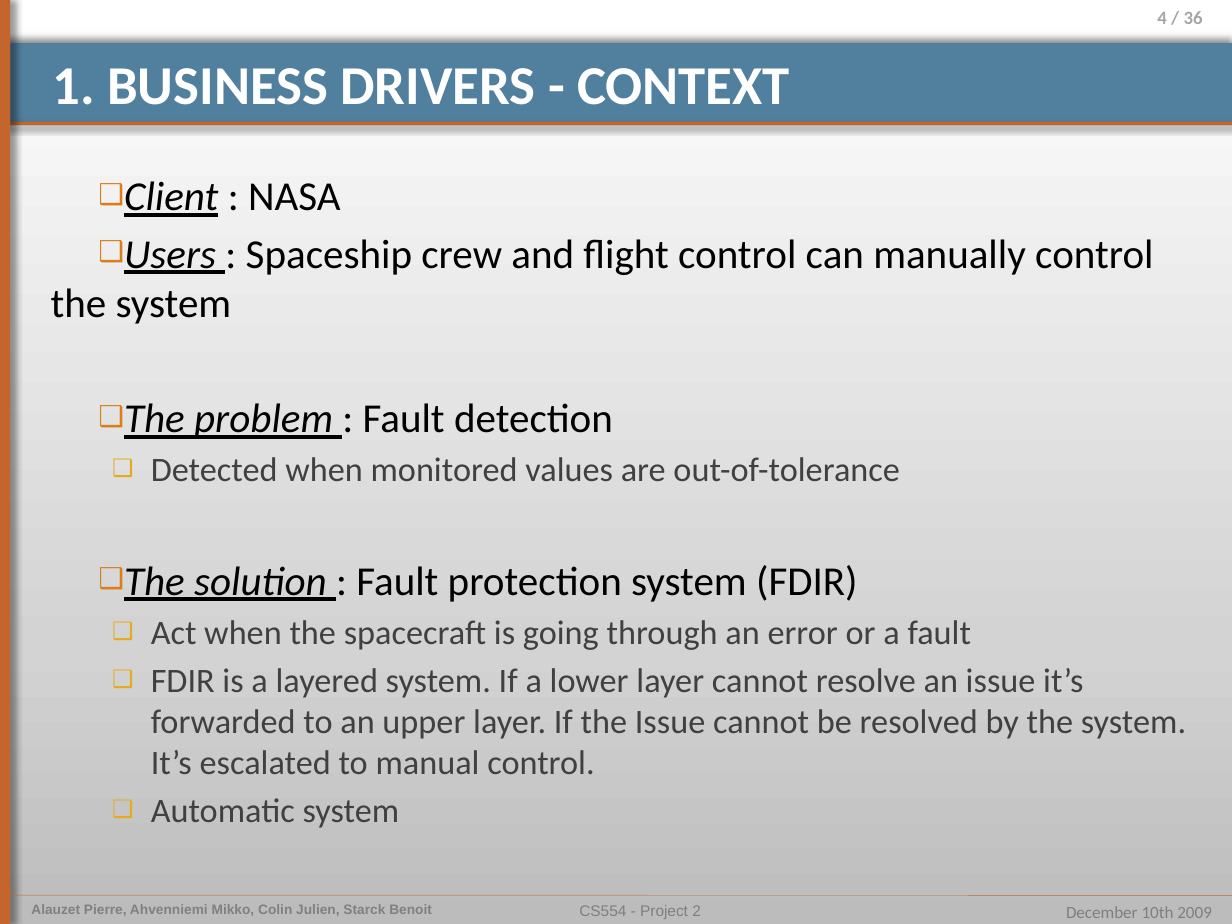
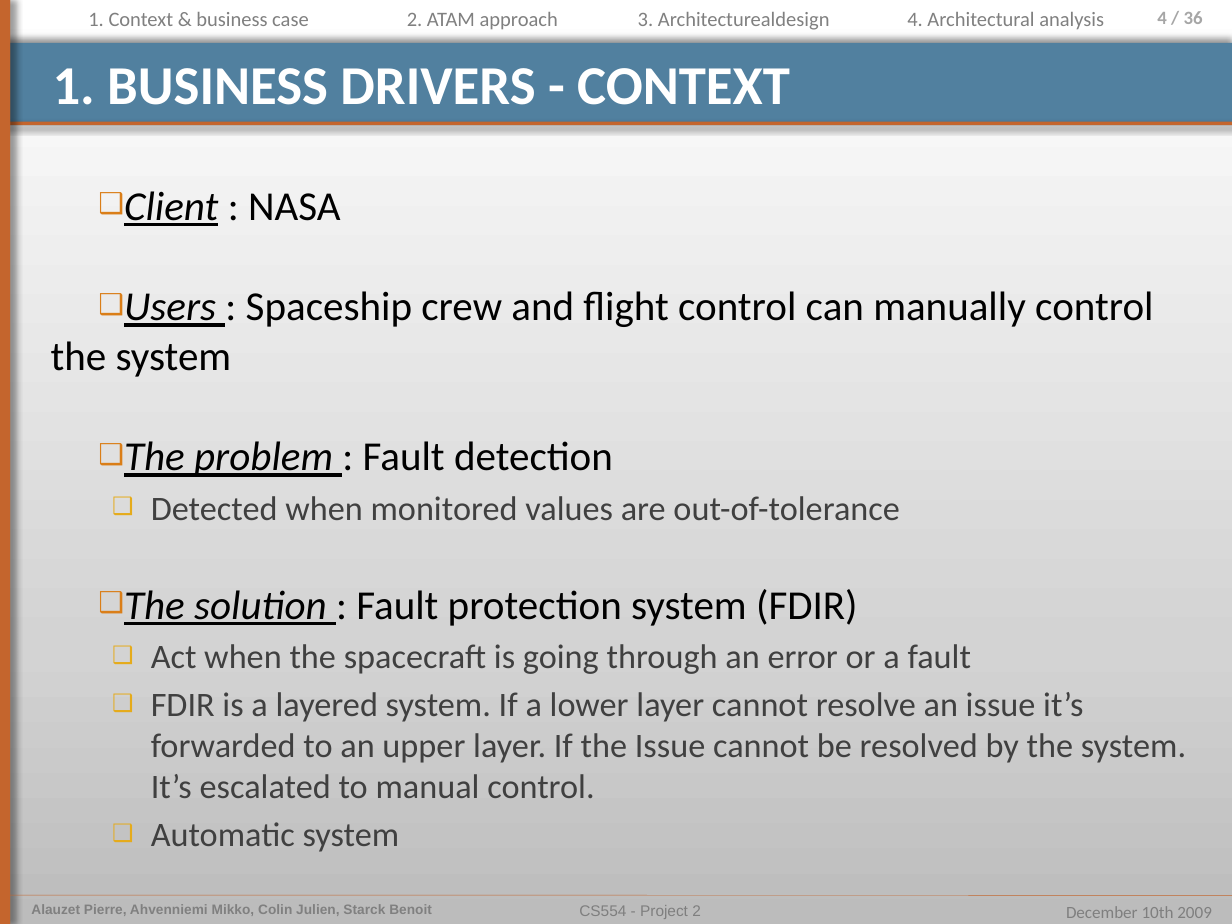
Before and after one commit to pierrealauzet/euroteam, a slide deck: slide 4 of Project 2/PartFinal/CS554_EuroTeam_Project2_Final_pierre.pptx. Drawn at 1232x924 pixels with LibreOffice and Linux fonts; fonts in the diff are those of the drawing. Boxes give left, top, right and bottom in pixels: in the first picture for what was removed or moved away, otherwise in the second. Text is boxed around its words. In the diff, an @@ line names an element or a change of style, - is before the commit and + after.

```diff
--- a/Project 2/PartFinal/CS554_EuroTeam_Project2_Final_pierre.pptx
+++ b/Project 2/PartFinal/CS554_EuroTeam_Project2_Final_pierre.pptx
@@ text added at bbox=[88, 12, 309, 26], 12 pt, text #808080 @@
+1. Context & business case
@@ text added at bbox=[407, 12, 558, 30], 12 pt, text #808080 @@
+2. ATAM approach
@@ text added at bbox=[638, 12, 830, 30], 12 pt, text #808080 @@
+3. Architecturealdesign
@@ text added at bbox=[907, 12, 1104, 29], 12 pt, text #808080 @@
+4. Architectural analysis
@@ text "Client : NASA" rewrapped from bbox=[51, 181, 1186, 828] to bbox=[51, 191, 1186, 852] @@
```
Also in this commit, not shown: 23 other slides changed, 2 slides added, 1 other file.
